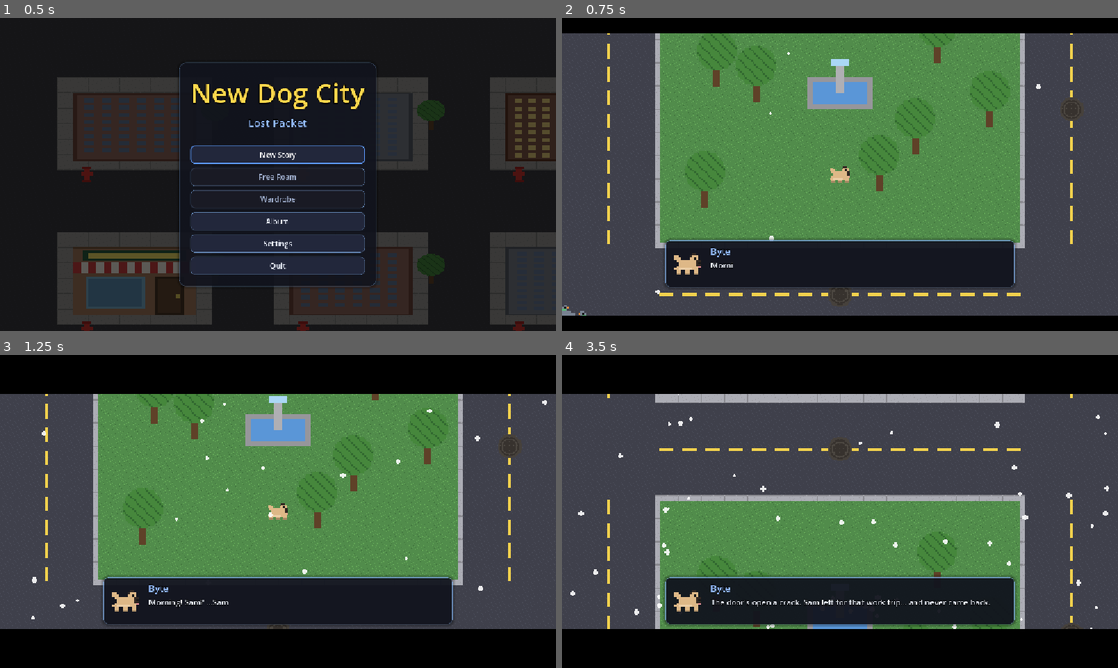
Above: before the commit, frames 1-4 (two rows, left to right).
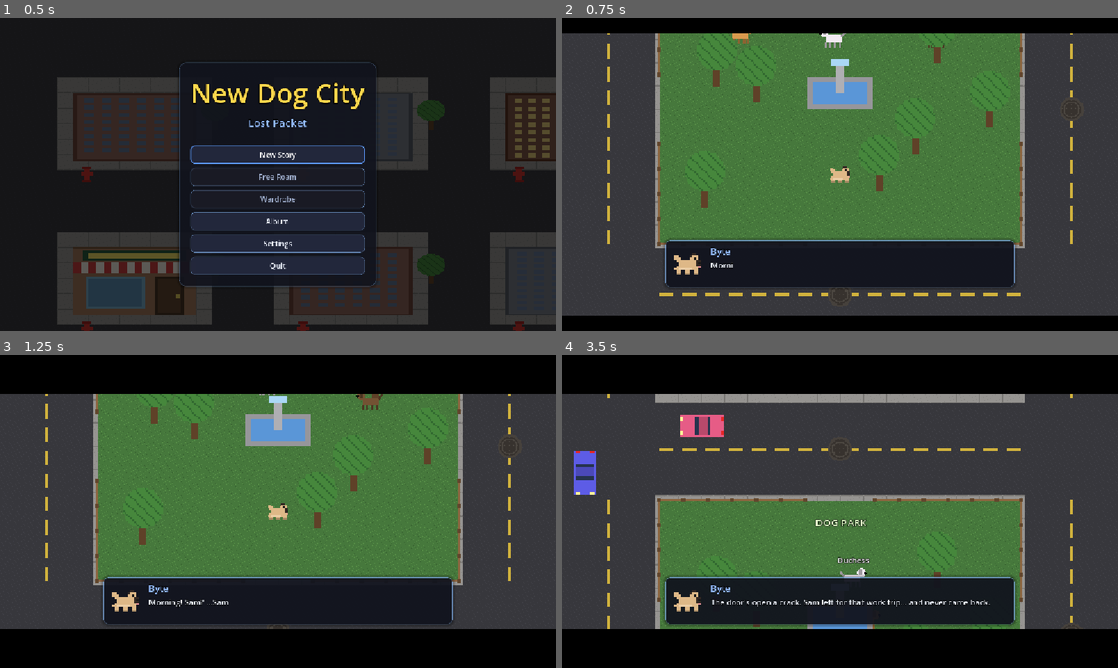
Above: after the commit, the same moments.

Repository: Damon1o/new-dog-city
Game: Godot game, scene res://scenes/Home.tscn
The game is run twice, just before and just after one commit, with the same random seed, the same clock (stepped at 60 frames per second) and the same inputs.
Inputs (mouse positions are in pixels of both pictures, inside the frame that each line leads up to):
- Up to frame 1 (0.5 s): no input
- Up to frame 2 (0.75 s): click "New Story" at 0.5 s
- Up to frame 3 (1.25 s): no input
- Up to frame 4 (3.5 s): tap Enter at 1.25 s; move the mouse to (962, 495) at 1.27 s; hold D (move_right) 1.28-2 s; hold Space (bite) 1.28-2 s; tap R (bark) at 1.35 s; click (962, 495) at 1.42 s; drag from (728, 527) to (812, 574) at 2.02 s; move the mouse to (895, 442) at 2.77 s; hold D (move_right) from 2.78 s (still down); tap C (dash) at 2.85 s; tap F (interact) at 3.05 s

Frame 1 is identical in both runs. In frame 2, 2.4% of the frame differs, in the area x 0-92%, y 4-96%; in frame 3, 1.8%; in frame 4, 6.4%, in the area x 1-99%, y 12-88%.

Commit message:
M4-7: dog park safe zone, npc.gd, 3 NYC quest dogs
Co-Authored-By: Claude Opus 5.5 <noreply@anthropic.com>

Diff:
--- a/scripts/boss.gd
+++ b/scripts/boss.gd
@@ -218,4 +218,5 @@
 		visible = false
 		sprite.modulate = cfg.tint
 		clear_shots()
+		game.bump("park_boss_" + cfg.tex)  # Old Rex: "park_boss_raccoon"
 		game.on_boss_beaten(self)
--- a/scripts/data/cities.gd
+++ b/scripts/data/cities.gd
@@ -9,6 +9,7 @@
 		"grid": Vector2i(9, 7),
 		"block": Vector2(512, 384),
 		"parks": [Vector2i(2, 2), Vector2i(5, 0), Vector2i(0, 3), Vector2i(4, 4), Vector2i(7, 5)],
+		"dog_park": 0,  # index into parks (spec 03): safe zone + quest dogs; the spawn park, no boss on it
 		"bodegas": [Vector2i(3, 2), Vector2i(0, 0), Vector2i(5, 3), Vector2i(7, 1), Vector2i(2, 6)],
 		"landmarks": {Vector2i(3, 1): ["empire_state", "Empire State Building"],
 			Vector2i(1, 1): ["chrysler", "Chrysler Building"]},
--- a/scripts/data/quests.gd
+++ b/scripts/data/quests.gd
@@ -32,4 +32,24 @@
 		["Enter the hedgehog burrow in\nthe south-east park", "burrow", 1, 0, 50],
 		["Defeat the Boss Hedgehog", "boss", 1, 100, 500],
 	],
+	# Dog park dogs (spec 07). Optional columns: bones, wardrobe item. Step 0 = talk to the dog.
+	"Biscuit": [
+		["Meet Biscuit at the dog park", "met_biscuit", 1, 0, 0],
+		["Find Biscuit's ball (GPS)", "ball", 1, 0, 30],
+		["Scatter 10 pigeons", "pigeons", 10, 0, 40],
+		["Claim 3 blocks", "blocks", 3, 0, 80, 0, "bodega_cap"],
+	],
+	"Duchess": [
+		["Meet Duchess at the dog park", "met_duchess", 1, 0, 0],
+		["Get Duchess a cup at the cafe", "cafe", 1, 0, 40],
+		["Walk Duchess across 2 roads", "escort", 2, 0, 60],
+		["Race Duchess to the
+Empire State Building", "race", 1, 20, 100],
+	],
+	"Old Rex": [
+		["Meet Old Rex at the dog park", "met_old_rex", 1, 0, 0],
+		["Beat the King of Raccoons", "park_boss_raccoon", 1, 0, 100],
+		["Beat 3 black cats at night", "black_cats_night", 3, 0, 100],
+		["Visit the pound", "pound", 1, 0, 100, 2],
+	],
 }
--- a/scripts/enemies/officer.gd
+++ b/scripts/enemies/officer.gd
@@ -63,7 +63,7 @@
 		n.wanted = wanted
 		g.add_child(n)
 	var step := to.normalized() * SPEED * delta
-	if g.parks.any(func(r: Rect2): return r.has_point(position + step)):
+	if g.city.in_dog_park(position + step):
 		fence_t += delta  # officers never enter dog parks: wait at the fence, then leave
 		if fence_t >= PARK_WAIT:
 			queue_free()
--- /dev/null
+++ b/scripts/npc.gd
@@ -0,0 +1,64 @@
+extends Node2D
+## Friendly NPC (spec 07): drawn in code, idle wander inside `area`, talk() opens the shared
+## dialog box (scripts/ui/dialog.gd). Never damaged: game.on_bite never looks at the "npc" group.
+
+const SPEED := 70.0
+
+var g: Node2D
+var npc_name := ""
+var color := Color.WHITE
+var area := Rect2()
+var follow: Node2D     # walk after this node instead of wandering (escort quests)
+var on_talk: Callable  # quest-giver hook: returns the lines to say
+var goal := Vector2.ZERO
+var rest := 0.0
+var rng := RandomNumberGenerator.new()  # own rng: the global one is seeded for tests and the city
+
+func setup(p_g: Node2D, p_name: String, p_color: Color, p_area: Rect2, at: Vector2) -> void:
+	g = p_g
+	npc_name = p_name
+	color = p_color
+	area = p_area
+	position = at
+	goal = at
+	rng.seed = hash(p_name)
+	add_to_group("npc")
+
+func _process(delta: float) -> void:
+	var to := goal
+	if follow and g.inside == "":
+		to = follow.position
+		if position.distance_to(to) < 50.0:
+			return
+	elif position.distance_to(goal) < 4.0:
+		rest -= delta
+		if rest <= 0.0:
+			rest = rng.randf_range(1.0, 4.0)
+			goal = Vector2(rng.randf_range(area.position.x, area.end.x), rng.randf_range(area.position.y, area.end.y))
+		return
+	var step := position.direction_to(to) * SPEED * (2.5 if follow else 1.0) * delta
+	if not g.blocked(position + step):  # ponytail: no pathfinding, a stuck dog picks a new goal on its next rest
+		position += step
+	else:
+		goal = position
+	scale.x = -1.0 if step.x < 0.0 else 1.0
+	queue_redraw()
+
+func talk() -> void:
+	var lines: Array = on_talk.call() if on_talk.is_valid() else ["Woof!"]
+	g.dialog.play("npc", lines.map(func(t): return {"say": npc_name, "text": t}))
+
+func _draw() -> void:
+	var dark := color.darkened(0.35)
+	draw_rect(Rect2(-12, -10, 22, 10), color)        # body
+	for x in [-11.0, -4.0, 3.0, 8.0]:
+		draw_rect(Rect2(x, 0, 3, 7), dark)           # legs
+	draw_line(Vector2(-12, -8), Vector2(-18, -15), dark, 3.0)  # tail
+	draw_circle(Vector2(12, -13), 6.0, color)        # head
+	draw_rect(Rect2(9, -18, 4, 8), dark)             # ear
+	draw_circle(Vector2(17, -12), 1.8, Color.BLACK)  # nose
+	var font := ThemeDB.fallback_font
+	var w := font.get_string_size(npc_name, HORIZONTAL_ALIGNMENT_LEFT, -1, 11).x
+	draw_set_transform(Vector2.ZERO, 0.0, scale)  # undo the flip so the name reads left to right
+	draw_string_outline(font, Vector2(-w / 2.0, -26), npc_name, HORIZONTAL_ALIGNMENT_LEFT, -1, 11, 3, Color.BLACK)
+	draw_string(font, Vector2(-w / 2.0, -26), npc_name, HORIZONTAL_ALIGNMENT_LEFT, -1, 11)
--- a/scripts/systems/quests.gd
+++ b/scripts/systems/quests.gd
@@ -27,6 +27,10 @@
 				break
 			g.quest_step[line] = i + 1  # advance first: the xp below can level up and re-enter
 			g.player.treats += int(s[3])
+			if s.size() > 5:  # optional columns: bones, a wardrobe item id (spec 07 dog park rewards)
+				g.economy.add_bones(int(s[5]))
+			if s.size() > 6 and not g.wardrobe.owns(s[6]):
+				g.save_extra["wardrobe/owned"] = g.wardrobe.owned_list() + [s[6]]
 			g.sfx("pickup")
 			g.show_msg("%s: %s  -  done!  +%d treats  +%d XP" % [line, str(s[0]).replace("\n", " "), s[3], s[4]])
 			if i + 1 == steps.size():
@@ -39,6 +43,8 @@
 	for line: String in QUESTS:
 		if (line == "Tutorial") != tutorial_on(g):
 			continue
+		if str(QUESTS[line][0][1]).begins_with("met_") and stat(g, QUESTS[line][0][1]) == 0:
+			continue  # dog park lines show once you've talked to the dog
 		var steps: Array = QUESTS[line]
 		var i := int(g.quest_step.get(line, 0))
 		if i >= steps.size():
--- a/scripts/systems/wanted.gd
+++ b/scripts/systems/wanted.gd
@@ -118,7 +118,7 @@
 		var m := 1.0
 		if g.inside not in ["", "shop"]:
 			m = 2.0
-		elif g.parks.any(func(r: Rect2): return r.has_point(p.position)):
+		elif g.city.in_dog_park(p.position):
 			m = 3.0
 		add_heat(-DECAY * m * delta, "decay")
 	if drone:
@@ -142,7 +142,7 @@
 		o.net = s >= 4
 	if feet.size() > foot:
 		feet[-1].queue_free()
-	elif feet.size() < foot and not g.parks.any(func(r: Rect2): return r.has_point(g.player.position)):
+	elif feet.size() < foot and not g.city.in_dog_park(g.player.position):
 		var at := spawn_spot()
 		if at.x >= 0.0:
 			spawn_officer(at, false)
@@ -163,12 +163,12 @@
 		drone.queue_free()
 		drone = null
 
-## Off screen, ~500 px from the dog, on open ground outside parks; x < 0 if none.
+## Off screen, ~500 px from the dog, on open ground outside the dog park; x < 0 if none.
 func spawn_spot() -> Vector2:
 	for i in 12:
 		var at: Vector2 = g.player.position + Vector2.RIGHT.rotated(randf() * TAU) * randf_range(500.0, 600.0)
 		if Rect2(Vector2(48, 48), g.WORLD - Vector2(96, 96)).has_point(at) and not g.blocked(at) \
-				and not g.parks.any(func(r: Rect2): return r.has_point(at)):
+				and not g.city.in_dog_park(at):
 			return at
 	return Vector2(-1, -1)
 
--- a/scripts/world/city_builder.gd
+++ b/scripts/world/city_builder.gd
@@ -15,6 +15,7 @@
 var perf_last := 0
 var id := ""     # current city, a key of CITIES
 var root: Node2D  # the current city's nodes; freed and rebuilt on travel
+var dog_park := Rect2()  # spec 03 safe zone (world/dog_park.gd); empty = this city has none
 
 ## Free the current city and build `city_id` from data/cities.gd (seeded, so the same layout every time).
 func build(city_id: String) -> void:
@@ -24,6 +25,7 @@
 	for list: Array in [g.building_rects, g.parks, g.trees, g.cans, g.water_spots, g.bodega_doors, g.doors, g.stations, g.landmarks, g.manholes]:
 		list.clear()
 	id = city_id
+	dog_park = Rect2()
 	root = Node2D.new()
 	root.name = "City"
 	root.y_sort_enabled = true
@@ -35,6 +37,10 @@
 	for l in g.landmarks:
 		l.seen = l.name in seen
 	g.ground.queue_redraw()
+
+## Spec 03/08: animal control never enters, wanted decay x3, HP regen.
+func in_dog_park(p: Vector2) -> bool:
+	return dog_park.has_point(p)
 
 ## Swap cities behind a fade (spec 02: only the current city is in the tree).
 func travel(city_id: String) -> void:
@@ -202,6 +208,11 @@
 	var c = o + g.BLOCK / 2.0
 	if b in g.PARKS:
 		g.parks.append(Rect2(o, g.BLOCK))
+		if CITIES[id].parks.find(b) == CITIES[id].get("dog_park", -1):
+			dog_park = Rect2(o, g.BLOCK)
+			var dp: Node2D = preload("res://scripts/world/dog_park.gd").new()
+			holder().add_child(dp)
+			dp.setup(g, dog_park, id)
 		if Rect2(o, g.BLOCK).has_point(g.burrow):
 			add_door(g.burrow, "burrow", b, 0)
 		add_prop(g.tex.fountain, c, 2.5)
--- /dev/null
+++ b/scripts/world/dog_park.gd
@@ -0,0 +1,131 @@
+extends Node2D
+## Dog park (spec 03): the city's `dog_park` block (data/cities.gd), built by city_builder.gd.
+## Fence drawn in code, HP regen 5/s inside, animal control stops at the fence (officer.gd and
+## wanted.gd ask g.city.in_dog_park), and the three quest dogs (spec 07, chains in data/quests.gd).
+
+const NPC := preload("res://scripts/npc.gd")
+const REGEN := 5.0
+const RACE_TIME := 60.0
+const TALK_DIST := 50.0
+const GATE := 96.0  # gap in the middle of each fence side
+# spec 07 dogs per city: [name (= its quest line), coat]. ponytail: NYC only until SF / Tokyo / Shenzhen exist.
+const DOGS := {"nyc": [["Biscuit", Color(0.85, 0.6, 0.3)], ["Duchess", Color(0.95, 0.92, 0.95)],
+	["Old Rex", Color(0.45, 0.32, 0.2)]]}
+# What each dog says at quest steps 1..3 of its line, then once the line is done.
+const LINES := {
+	"Biscuit": ["My ball rolled off into another park! Follow your GPS and sniff it out?",
+		"Ball's back! Now those pigeons keep stealing my crumbs. Scatter 10 of them for me.",
+		"Ha! Last thing: a real city dog claims blocks. Mark 3 of them.",
+		"You're a proper street dog now. Keep the cap!"],
+	"Duchess": ["Darling, I simply must have a cafe cup. Pop into the cafe for me?",
+		"Lovely. Now walk me across two roads, I don't do traffic alone.",
+		"One more: race you to the Empire State Building! Go!",
+		"You won fair and square. Here, a little something."],
+	"Old Rex": ["Kid, the King of Raccoons runs a park near here. Knock him off his throne.",
+		"Not bad. Black cats rule the alleys at night. Beat 3 of them after dark.",
+		"Last lesson: see the pound for yourself. Know what you're running from.",
+		"You've seen it all now. Take these bones."],
+}
+
+var g: Node2D
+var rect := Rect2()
+var dogs := {}  # name -> npc.gd
+var near: Node2D  # dog the F prompt points at
+var ball := Vector2.ZERO  # Biscuit's ball on the street map, ZERO = none out
+var race_t := 0.0
+var race_at := Vector2.ZERO  # finish line
+var escort_block := Vector2i(-1, -1)
+
+func setup(p_g: Node2D, r: Rect2, city_id: String) -> void:
+	g = p_g
+	rect = r
+	z_index = -9  # flat on the grass, over the ground layer
+	for i in DOGS.get(city_id, []).size():
+		var d: Array = DOGS[city_id][i]
+		var n: Node2D = NPC.new()
+		n.setup(g, d[0], d[1], r.grow(-70), r.position + Vector2(110 + i * 140, 90))
+		n.on_talk = lines_for.bind(d[0])
+		get_parent().add_child(n)
+		dogs[d[0]] = n
+
+func step(line: String) -> int:
+	return int(g.quest_step.get(line, 0))
+
+## Talk hook: the first talk starts the line, and some steps set up their task.
+func lines_for(line: String) -> Array:
+	g.bump("met_" + line.to_lower().replace(" ", "_"), true)
+	var i := step(line)
+	match [line, i]:
+		["Biscuit", 1]:
+			var p: Vector2 = g.city.block_origin(g.PARKS[4]) + Vector2(80, 330)  # ponytail: GPS stands in for the sniff trail (M5-3)
+			ball = p
+			g.waypoint = {"pos": p, "text": "Biscuit's ball", "color": Color(0.9, 0.9, 0.3)}
+		["Duchess", 2]:
+			dogs.Duchess.follow = g.player
+			escort_block = g.territory.block_of(dogs.Duchess.position)
+		["Duchess", 3]:
+			race_t = RACE_TIME
+			var es: Array = g.landmarks.filter(func(l): return l.name == "Empire State Building")
+			if es:
+				race_at = es[0].pos
+				g.waypoint = es[0]
+	return [LINES[line][clampi(i - 1, 0, 3)]]
+
+func _process(delta: float) -> void:
+	var p: CharacterBody2D = g.player
+	if g.inside == "" and not p.dead and rect.has_point(p.position):
+		p.hp = minf(p.hp + REGEN * delta, p.max_hp)
+	near = null
+	if g.inside == "" and g.act == "" and not p.frozen:
+		for d: Node2D in dogs.values():
+			if d.position.distance_to(p.position) < TALK_DIST:
+				near = d
+				g.set_act("talk", d.npc_name.to_upper(), "[%s]  Talk" % g.Keys.label("interact"))
+				break
+	if ball != Vector2.ZERO and g.inside == "" and p.position.distance_to(ball) < 40.0:
+		ball = Vector2.ZERO
+		g.float_text(p.position, "Got the ball!", Color(0.9, 0.9, 0.3))
+		g.bump("ball")
+	var duchess: Node2D = dogs.get("Duchess")
+	if duchess and duchess.follow:
+		var b: Vector2i = g.territory.block_of(duchess.position)
+		if b != escort_block:
+			escort_block = b
+			g.bump("escort")
+		if step("Duchess") != 2:  # walked far enough: she trots home
+			duchess.follow = null
+			duchess.position = rect.position + Vector2(250, 90)
+			duchess.goal = duchess.position
+	if race_t > 0.0:
+		race_t -= delta
+		if g.inside == "" and p.position.distance_to(race_at) < 150.0:
+			race_t = 0.0
+			g.bump("race")
+		elif race_t <= 0.0:
+			g.show_msg("Duchess won the race. Talk to her for a rematch.")
+	queue_redraw()
+
+func _unhandled_key_input(event: InputEvent) -> void:
+	if event.pressed and not event.echo and near and g.act == "talk" and g.Keys.action_of(event) == "interact":
+		near.talk()
+
+func _draw() -> void:
+	var r := rect.grow(-6)
+	var wood := Color(0.55, 0.4, 0.25)
+	var mid := r.get_center()
+	for side: Array in [[r.position, Vector2(r.end.x, r.position.y)], [Vector2(r.position.x, r.end.y), r.end],
+			[r.position, Vector2(r.position.x, r.end.y)], [Vector2(r.end.x, r.position.y), r.end]]:
+		var a: Vector2 = side[0]
+		var b: Vector2 = side[1]
+		var gate_a := a.lerp(b, 0.5) - a.direction_to(b) * GATE / 2.0
+		var gate_b := a.lerp(b, 0.5) + a.direction_to(b) * GATE / 2.0
+		for seg: Array in [[a, gate_a], [gate_b, b]]:
+			draw_line(seg[0], seg[1], wood, 3.0)  # rail
+			var n := int(seg[0].distance_to(seg[1]) / 32.0)
+			for k in n + 1:
+				draw_rect(Rect2(seg[0].lerp(seg[1], float(k) / maxf(n, 1)) - Vector2(3, 3), Vector2(6, 6)), wood.darkened(0.3))
+	var font := ThemeDB.fallback_font
+	draw_string_outline(font, mid + Vector2(-34, -150), "DOG PARK", HORIZONTAL_ALIGNMENT_LEFT, -1, 14, 4, Color.BLACK)
+	draw_string(font, mid + Vector2(-34, -150), "DOG PARK", HORIZONTAL_ALIGNMENT_LEFT, -1, 14, Color(0.9, 1, 0.8))
+	if ball != Vector2.ZERO:
+		draw_circle(ball, 6.0, Color(0.85, 0.95, 0.3))
--- a/scripts/world/interior.gd
+++ b/scripts/world/interior.gd
@@ -78,6 +78,8 @@
 	match d.template:
 		"bodega":
 			g.bump("shop", true)
+		"cafe":
+			g.bump("cafe")
 		"subway":
 			g.station_i = maxi(g.stations.map(func(s): return s.pos).find(d.pos), 0)
 			g.station_sign.text = g.stations[g.station_i].name
--- a/scripts/world/pound.gd
+++ b/scripts/world/pound.gd
@@ -36,6 +36,7 @@
 ## Caught with `stars`: fade in on the cell, fine = 15 x stars x city price (min 10).
 func jail(stars: int) -> void:
 	fine = maxi(10, roundi(15 * stars * g.economy.city_mult()))
+	g.bump("pound")  # Old Rex: "visit the pound"
 	stage = ""
 	# ponytail: no pound building on the street map; the street door is the dog's park spawn
 	g.interior.enter({"template": "pound", "pos": g.player.spawn_point, "id": "pound", "seed": 0, "name": "Pound", "floors": 1})
--- a/scripts/world/spawner.gd
+++ b/scripts/world/spawner.gd
@@ -56,6 +56,8 @@
 		return
 	f.scatter = randf_range(15.0, 25.0)
 	g.sfx("pigeons_scatter")
+	for p in f.members:
+		g.bump("pigeons")  # Biscuit's "scatter 10 pigeons"
 
 ## Bark (spec 05): every flock with a bird inside the ring scatters.
 func scatter_near(at: Vector2, radius: float) -> void:
--- a/tests/smoke.gd
+++ b/tests/smoke.gd
@@ -841,6 +841,49 @@
 		terr.new_day()
 	assert(not terr.claimed(blk) and terr.markers().size() == marks0 and terr.rep().nyc == rep0 + 22, "markers fade after 3 days")
 
+	# dog dp_park (M4-7): no boss on it, 3 quest dogs, HP regen inside, an officer stops at the
+	# fence and leaves after 5 s, talking starts a quest line, optional bones / item columns pay
+	var dp_park: Rect2 = game.city.dog_park
+	assert(dp_park == Rect2(game.block_origin(game.PARKS[game.NYC.dog_park]), game.BLOCK), "dog dp_park block")
+	assert(game.BOSSES.all(func(b): return b.dp_park != game.NYC.dog_park), "no dp_park boss in the dog dp_park")
+	assert(get_nodes_in_group("npc").size() == 3, "3 NYC quest dogs")
+	game.set_inside("", dp_park.position + Vector2(60, 40))
+	player.hunger = 10.0  # starving: no well-fed regen, so only the dp_park heals
+	player.hp = 50.0
+	await frames(60)
+	assert(player.hp > 54.0 and player.hp < 56.0, "HP regen 5/s in the dog dp_park, got %f" % player.hp)
+	player.hunger = 100.0
+	wanted.staff_t = 1e9
+	var dp_caught0: int = wanted.caught_n
+	var dp_fence_cop: Node2D = wanted.spawn_officer(player.position - Vector2(160, 0), false)
+	await frames(60)
+	assert(is_instance_valid(dp_fence_cop) and not dp_park.has_point(dp_fence_cop.position) \
+			and dp_park.position.x - dp_fence_cop.position.x < 6.0 and dp_fence_cop.fence_t > 0.0, "officer stops at the fence")
+	await frames(300)
+	assert(not is_instance_valid(dp_fence_cop) and wanted.caught_n == dp_caught0, "officer leaves after 5 s, no catch")
+	var dp_biscuit: Node2D = game.city.root.get_children().filter(func(n): return n.has_method("lines_for"))[0].dogs.Biscuit
+	player.position = dp_biscuit.position
+	await frames(1)
+	assert(game.act == "talk", "F prompt by a quest dog")
+	assert(not game.quest_text().contains("BISCUIT"), "dog lines hidden until you meet the dog")
+	dp_biscuit.talk()
+	assert(game.dialog.playing() and game.quest_step.Biscuit == 1 and game.waypoint.text == "Biscuit's ball", "talk starts the line")
+	game.dialog.skip()
+	player.position = game.waypoint.pos
+	await frames(1)
+	assert(game.quest_step.Biscuit == 2, "ball found")
+	var dp_bones0: int = game.economy.bones
+	for k in ["met_old_rex", "park_boss_raccoon", "black_cats_night", "black_cats_night", "black_cats_night", "pound"]:
+		game.bump(k)
+	for i in 10:
+		game.bump("pigeons")
+	for i in 3:
+		game.bump("blocks")
+	assert(game.economy.bones == dp_bones0 + 2 and game.wardrobe.owns("bodega_cap"), "Old Rex pays 2 bones, Biscuit the cap")
+	while player.points > 0:
+		game.pick_stat(0)
+	game.show_stats()
+
 	# restart: progress wiped, scene rebuilt
 	assert(player.level > 1)
 	current_scene = game
